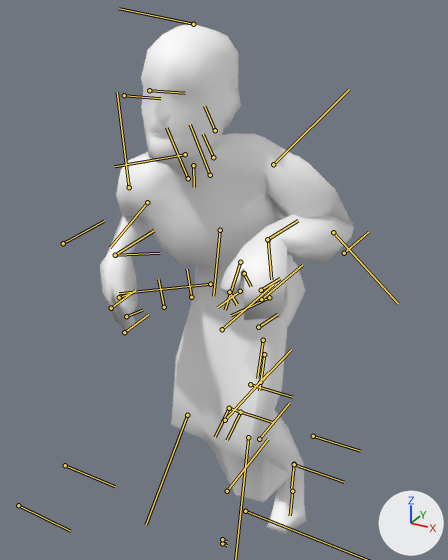
An edit to the FBX model Contents/mods/The Last of Us Infected/media/anims_X/Zombie/clickerWalk1.fbx, drawn before and after from the same camera.
Rendered twice from a camera (50 mm lens) standing at (42.8, -86.9, 87.0) and looking at (-1.2, -6.9, 47.0). Every picture has the same lights, and +X, +Y and +Z are marked at lower right. Both versions are drawn at frame 19 of the action 'clickerWalk1'; the numbers are the values there. The bones that bend it are drawn over the model as lines.

The first picture shows 'Body'.
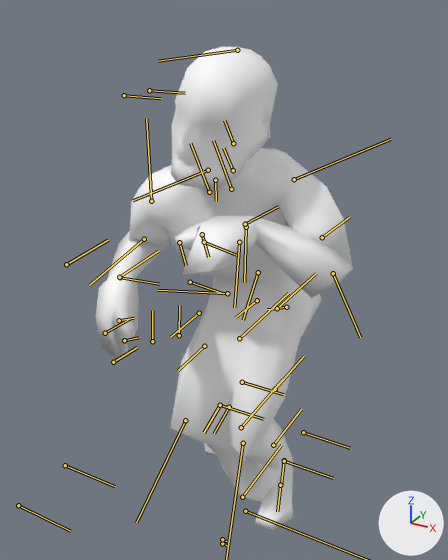
Boxes (x1, y1, x2, y2) around the edits, measured in the pictures (448 x 560 px):
'Body', posed
    before: (99, 24, 354, 534)
    after: (95, 47, 353, 531)
bone 'Bip01_Pelvis', root to tip
    before: (240, 291) to (217, 307)
    after: (257, 300) to (235, 317)
bone 'Bip01_L_Thigh', root to tip
    before: (269, 297) to (231, 315)
    after: (286, 307) to (267, 309)
bone 'Bip01_Head', root to tip
    before: (185, 154) to (114, 166)
    after: (208, 170) to (133, 200)
bone 'Bip01_L_UpperArm', root to tip
    before: (273, 164) to (349, 89)
    after: (294, 179) to (391, 139)
bone 'Bip01_L_Forearm', root to tip
    before: (333, 232) to (398, 303)
    after: (333, 273) to (360, 337)
bone 'Bip01_R_UpperArm', root to tip
    before: (129, 187) to (117, 92)
    after: (151, 201) to (146, 118)
bone 'Bip01_R_Forearm', root to tip
    before: (147, 202) to (110, 247)
    after: (144, 239) to (89, 285)
bone 'Bip01_R_Thigh', root to tip
    before: (210, 284) to (119, 293)
    after: (227, 293) to (157, 290)
bone 'Bip01_R_Calf', root to tip
    before: (187, 415) to (146, 524)
    after: (185, 420) to (136, 522)

What the commit changed:
Bone 'Bip01_Pelvis' (bone_bip01_pelvis) moves from (-0.2, 4.3, -0.1) to (-2.3, 2.1, 2.0).
Bone 'Bip01_L_Thigh' (bone_bip01_l_thigh) turns from (-19, 8, 69) to (-21, 3, 78) degrees about its own x, y and z.
Bone 'Bip01_L_Calf' (bone_bip01_l_calf) turns from (-10, 18, -57) to (-14, 20, -69) degrees about its own x, y and z.
Bone 'Bip01_Head' (bone_bip01_head) turns from (-13, -16, -45) to (-22, -27, -31) degrees about its own x, y and z.
Bone 'Bip01_L_UpperArm' (bone_bip01_l_upperarm) turns from (18, 47, -43) to (5, 15, -76) degrees about its own x, y and z.
Bone 'Bip01_L_Forearm' (bone_bip01_l_forearm) turns from (64, -28, -130) to (62, -30, -125) degrees about its own x, y and z.
Bone 'Bip01_R_UpperArm' (bone_bip01_r_upperarm) turns from (-54, -61, 46) to (-11, -56, 1) degrees about its own x, y and z.
Bone 'Bip01_R_Forearm' (bone_bip01_r_forearm) turns from (-45, 17, -127) to (-43, 19, -120) degrees about its own x, y and z.
Bone 'Bip01_R_Thigh' (bone_bip01_r_thigh) turns from (18, -13, 66) to (12, -21, 71) degrees about its own x, y and z.
Bone 'Bip01_R_Calf' (bone_bip01_r_calf) turns from (6, -7, -73) to (7, -7, -82) degrees about its own x, y and z.
